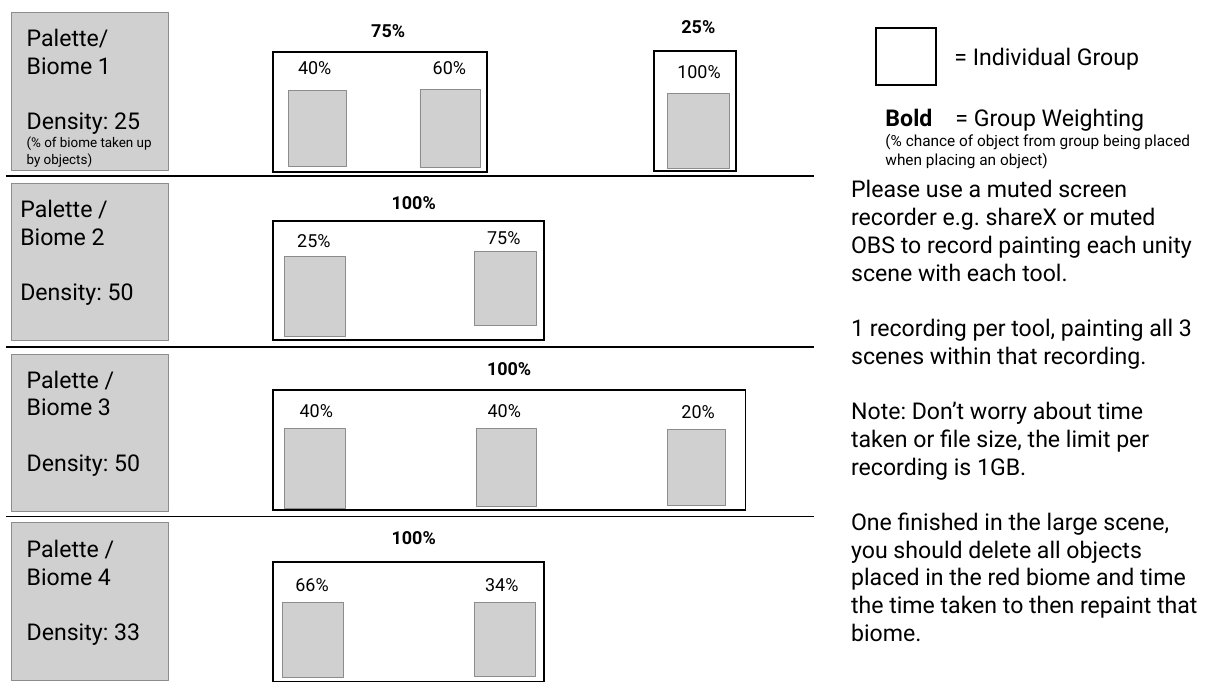
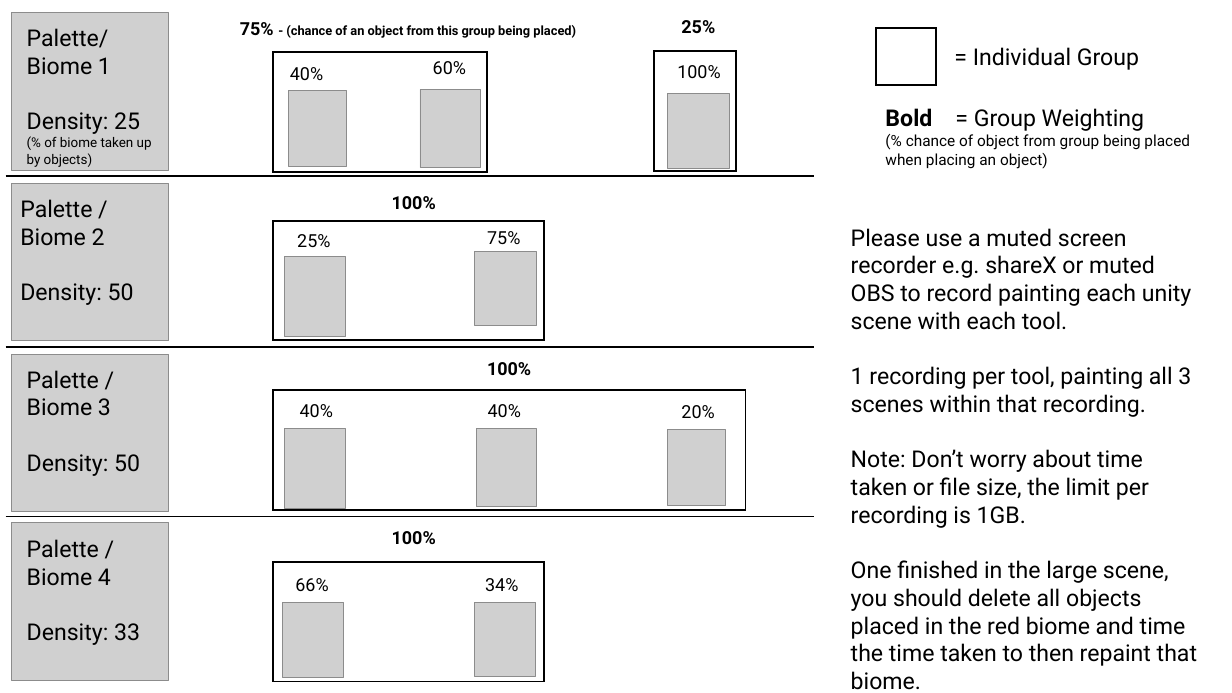
Before and after one commit to D761454/Tools-Development, a slide deck: slide 1 of PaletteInstructions.pptx. Drawn at 1232x693 pixels with LibreOffice and Linux fonts; fonts in the diff are those of the drawing; grey boxes stand for pictures. Boxes give left, top, right and bottom in pixels: in the first picture for what was removed or moved away, otherwise in the second. Text is boxed around its words. In the diff, an @@ line names an element or a change of style, - is before the commit and + after.

```diff
--- a/PaletteInstructions.pptx
+++ b/PaletteInstructions.pptx
@@ text at [240,22,576,38]: text changed; size 14 to 10 pt @@
-75%
+75% - (chance of an object from this group being placed)
@@ text "40%": place and size @@
-text "40%" at [298,61,331,74]
+text "40%" at [290,67,323,80]
@@ text "Please use a muted screen ...": place and size @@
-text "Please use a muted screen ..." at [851,179,1197,642]
+text "Please use a muted screen ..." at [851,228,1197,690]
```
